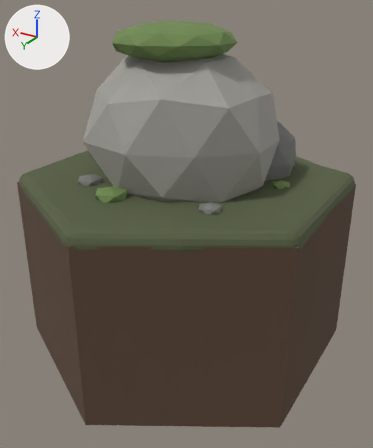
A saved change to the glTF model bramblecrown/assets/models/hex_stone.glb.
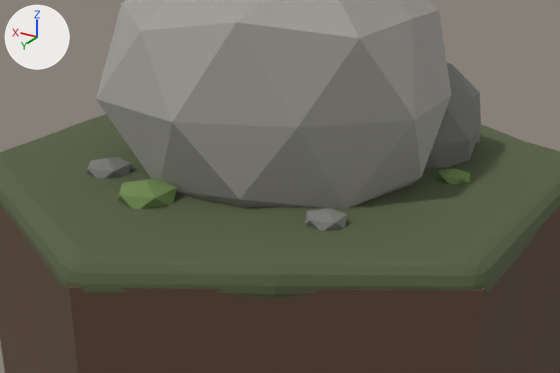
Each version is shown whole from a 50 mm camera at (-1.47, 2.44, 0.97) aimed at (-0.04, 0.06, -0.22), then close up on the part from 8% to 91% of the width and 19% to 66% of the height. Every picture has the same lights, and +X, +Y and +Z are marked at upper left. The last two pictures show the newer version. Vertices at exactly the same position are counted once.

The older version as bpy lines, for what is in view:
```python
me_body = bpy.data.meshes.new('body')
me_body.from_pydata(...)  # 2570 vertices, 5088 faces; spans x -0.85..0.85, y -0.98..0.98, z -1.0..0.88
# faces by material slot: [20, 4608, 220, 160, 80]
me_body.materials.append(mat_soil_side)  # brown #5d4838
me_body.materials.append(mat_peat_top)  # dark green #575f42
me_body.materials.append(mat_stone_dark)  # grey #7c7c79
me_body.materials.append(mat_moss)  # green #6f8950
me_body.materials.append(mat_stone)  # grey #a2a099
ob_hex_stone = bpy.data.objects.new('hex_stone', me_body)
ob_hex_stone.location = (0.0, 0.0, 0.0)
```
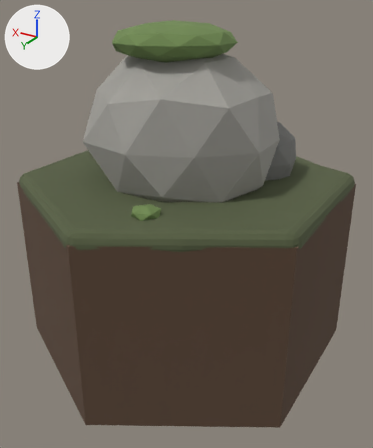
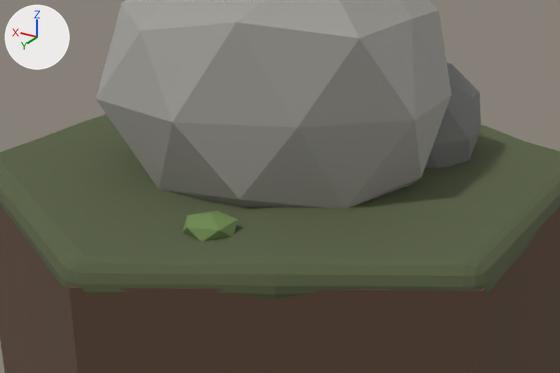
What differs and where, as boxes [x1, y1, x2, y2] in the close-ups (560 x 373 px; the box of a moved part takes in the faces that stretch with it):
part 1 of me_body, moved or reshaped (not visible afterwards)
    before: [305, 208, 347, 231]
part 2 of me_body, moved or reshaped (not visible afterwards)
    before: [86, 157, 132, 179]
part 3 of me_body, moved or reshaped (not visible afterwards)
    before: [117, 179, 177, 209]
part 4 of me_body, moved or reshaped
    before: [437, 168, 470, 185]
    after: [182, 211, 238, 241]

The change in detail:
me_body has 2570 vertices, 5088 faces and spans x -0.85..0.85, y -0.98..0.98, z -1.0..0.88.
me_body is used by ob_hex_stone; location (0.0, 0.0, 0.0).
me_body part 1: the loose piece of 12 vertices spanning x -0.45..-0.34, y 0.38..0.49, z 0.04..0.1 is moved by (0.49, -0.15, 0.0).
me_body part 2: the loose piece of 12 vertices spanning x 0.29..0.43, y 0.34..0.47, z 0.03..0.11 is scaled about its middle by 0.653, then moved by (-0.3, -0.75, 0.0).
me_body part 3: the loose piece of 12 vertices spanning x 0.04..0.21, y 0.44..0.61, z 0.03..0.11 is scaled about its middle by 0.796, then moved by (0.0, -0.67, 0.0).
me_body part 4: the loose piece of 12 vertices spanning x -0.61..-0.51, y -0.1..-0.01, z 0.04..0.1 is scaled about its middle by 1.43, then moved by (0.39, 0.68, 0.0).
